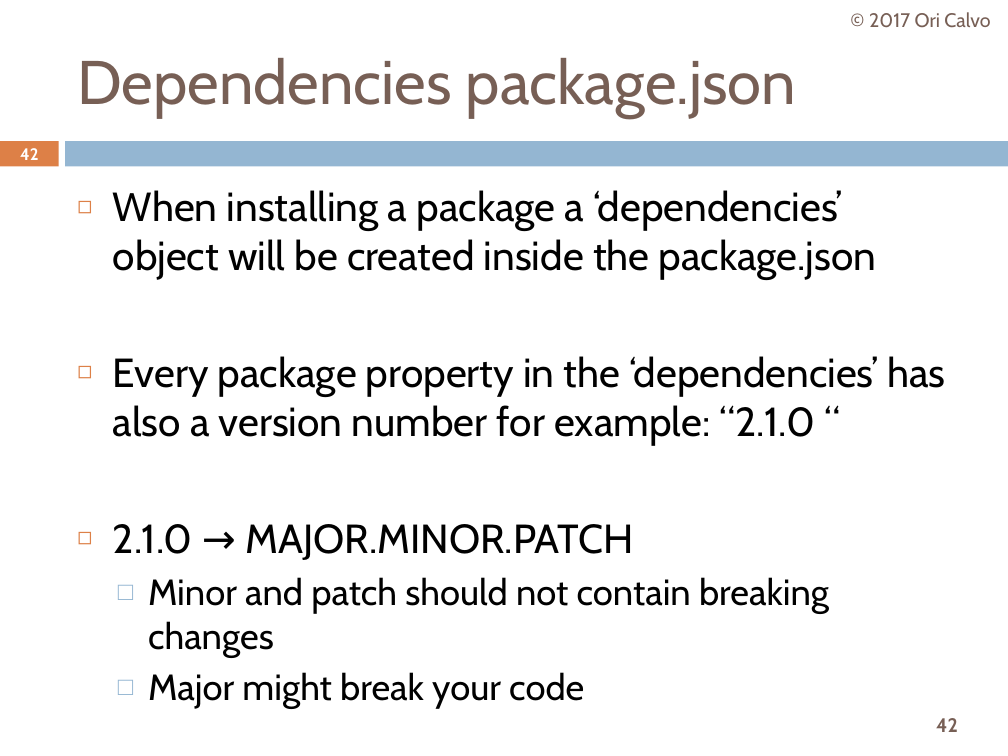
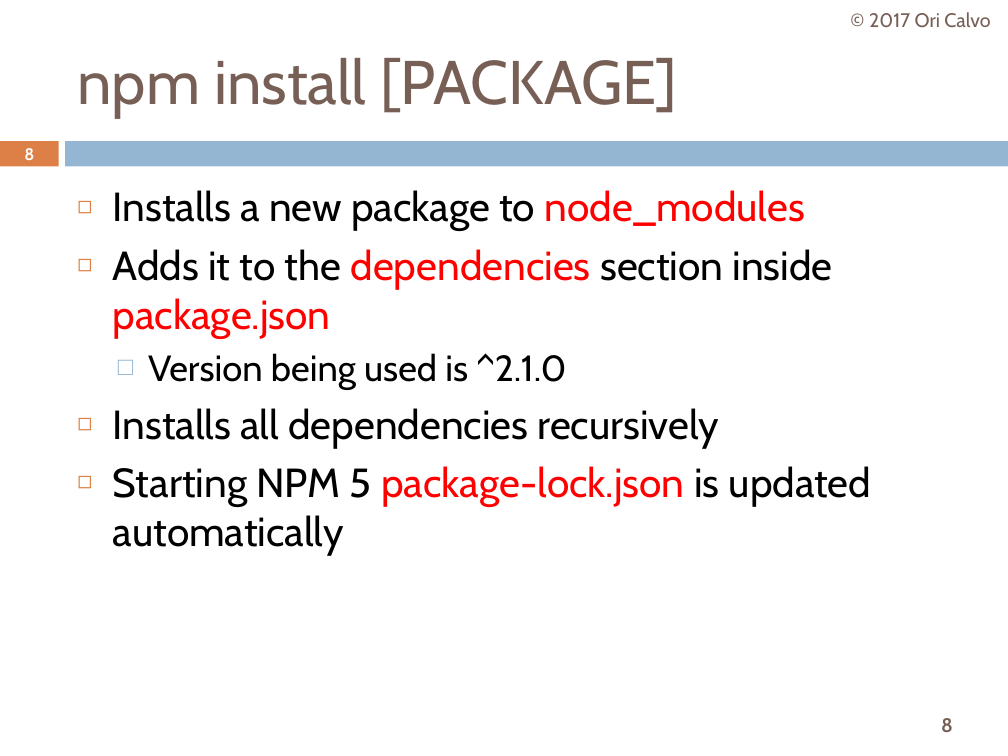
Before and after one commit to oricalvo/course-angular, a slide deck: slide 8 of PPTs/01 Build & Setup.pptx (slide 42 before the commit). Drawn at 1008x756 pixels with LibreOffice and Linux fonts; fonts in the diff are those of the drawing. Boxes give left, top, right and bottom in pixels: in the first picture for what was removed or moved away, otherwise in the second. Text is boxed around its words. In the diff, an @@ line names an element or a change of style, - is before the commit and + after.

```diff
--- a/PPTs/01 Build & Setup.pptx
+++ b/PPTs/01 Build & Setup.pptx
@@ title at [77, 58, 677, 118]: text changed @@
-Dependencies package.json
+npm install [PACKAGE]
@@ page number at [24, 148, 34, 160]: text changed @@
-42
+8
@@ text at [113, 190, 871, 555]: text changed @@
-◻ When installing a package a ‘dependencies’ object will be created inside the package.json
-◻ Every package property in the ‘dependencies’ has also a version number for example: “2.1.0 “
-◻ 2.1.0 → MAJOR.MINOR.PATCH
-  □ Minor and patch should not contain breaking changes
-  □ Major might break your code
+◻ Installs a new package to node_modules
+◻ Adds it to the dependencies section inside package.json
+  □ Version being used is ^2.1.0
+◻ Installs all dependencies recursively
+◻ Starting NPM 5 package-lock.json is updated automatically
@@ page number at [941, 718, 953, 732]: text changed @@
-42
+8
```
Also in this commit, not shown: 16 other slides changed, 4 slides added, 12 slides removed, 17 other files.
